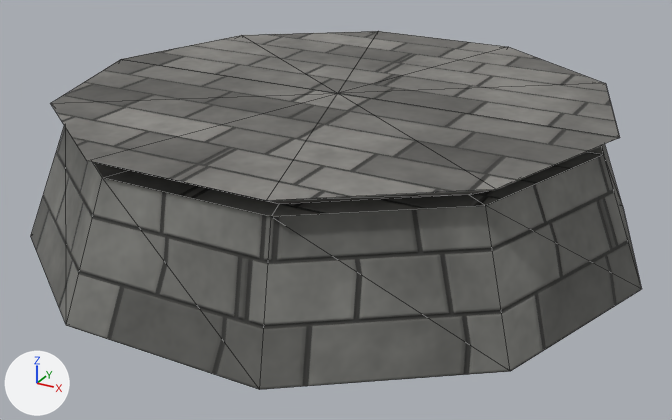
The glTF model public/models/ville_ruine_piedestal.glb: old version first, new version second.
The view is the same before and after, from a 50 mm lens placed at (3.57, -6.51, 3.35), pointed at (0.08, -0.17, 0.18). The lights are fixed; the arrows at lower left show +X, +Y and +Z. The picture after the commit comes second. Mesh edges are drawn as thin lines. Vertices at exactly the same position are counted once.

The first picture shows 'ruine_piedestal'.
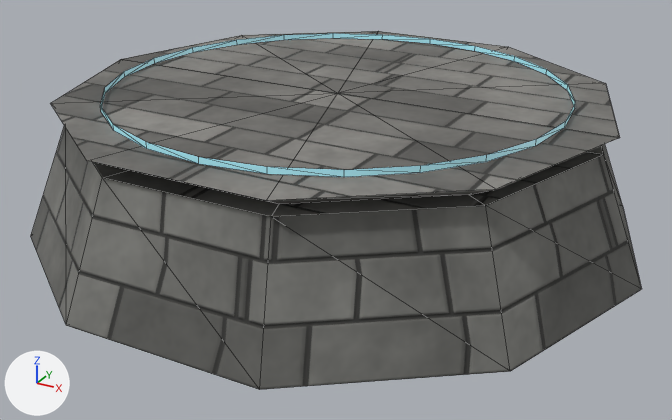
What differs and where, as boxes (x1, y1, x2, y2) in the pictures (672 x 420 px):
part 1 of me_ruine_piedestal, added: after (100, 33, 575, 177)

What changed in the scene script:
```text
Add mat_glow:
    mat_glow = bpy.data.materials.new('glow')
    mat_glow.use_nodes = True; mat_glow.node_tree.nodes.clear()
    _N = mat_glow.node_tree.nodes; _L = mat_glow.node_tree.links
    n0 = _N.new('ShaderNodeBsdfPrincipled'); n0.name = 'Principled BSDF'
    n0.inputs[28].default_value = 0.12  # 'Emission Strength'
    n1 = _N.new('ShaderNodeOutputMaterial'); n1.name = 'Material Output'
    n2 = _N.new('ShaderNodeVertexColor'); n2.name = 'Color Attribute'
    _L.new(n0.outputs[0], n1.inputs[0])  # 'BSDF' to 'Surface'
    _L.new(n2.outputs[0], n0.inputs[0])  # 'Color' to 'Base Color'
Change me_ruine_piedestal:
    used by ob_ruine_piedestal; location = (0.0, 0.0, 0.0)
    remove me_ruine_piedestal.from_pydata(...)  # 47 vertices, 80 faces; spans x -2.6..2.6, y -2.47..2.47, z 0.0..1.15
    add me_ruine_piedestal.from_pydata(...)  # 97 vertices, 128 faces; spans x -2.6..2.6, y -2.47..2.47, z 0.0..1.21
    me_ruine_piedestal part 1: a new loose piece of 50 vertices spanning x -1.9..1.9, y -1.9..1.9, z 1.16..1.21, in mat_glow
    add me_ruine_piedestal.materials.append(mat_glow)
```
